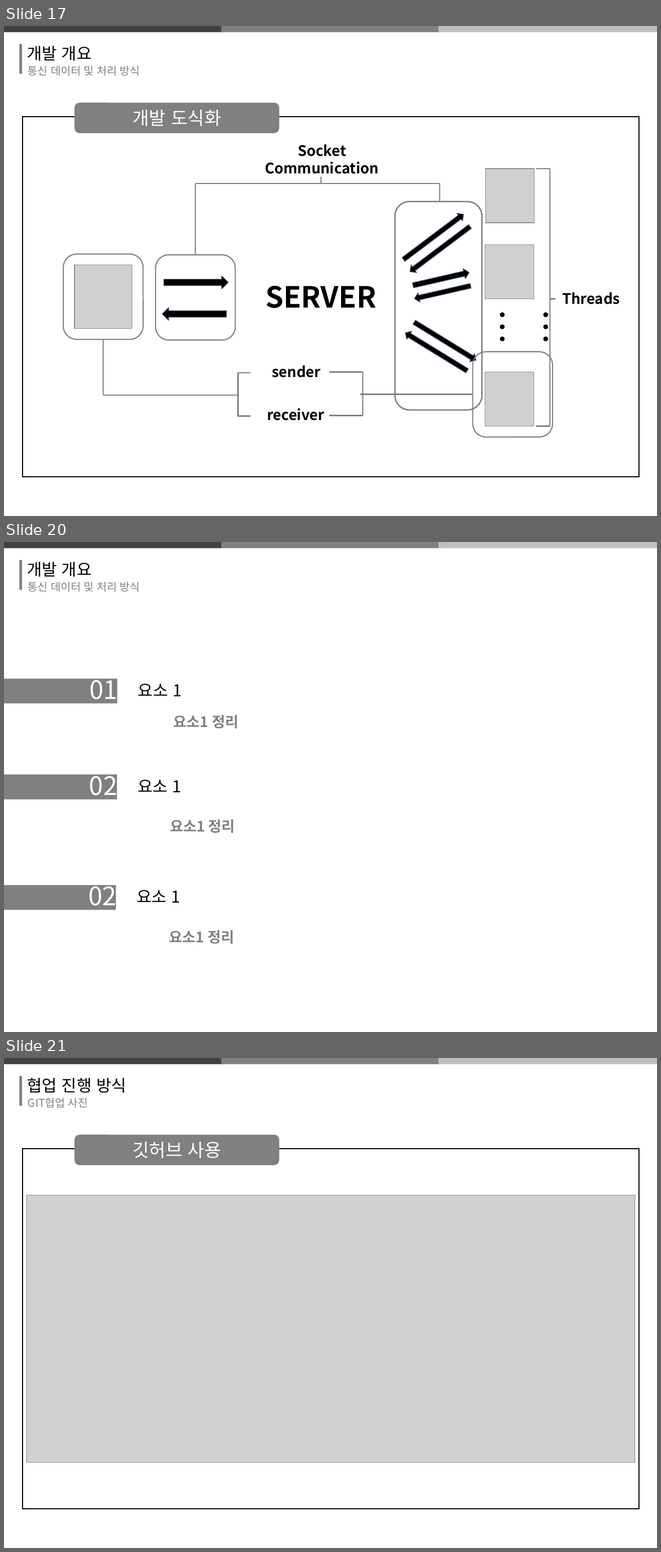
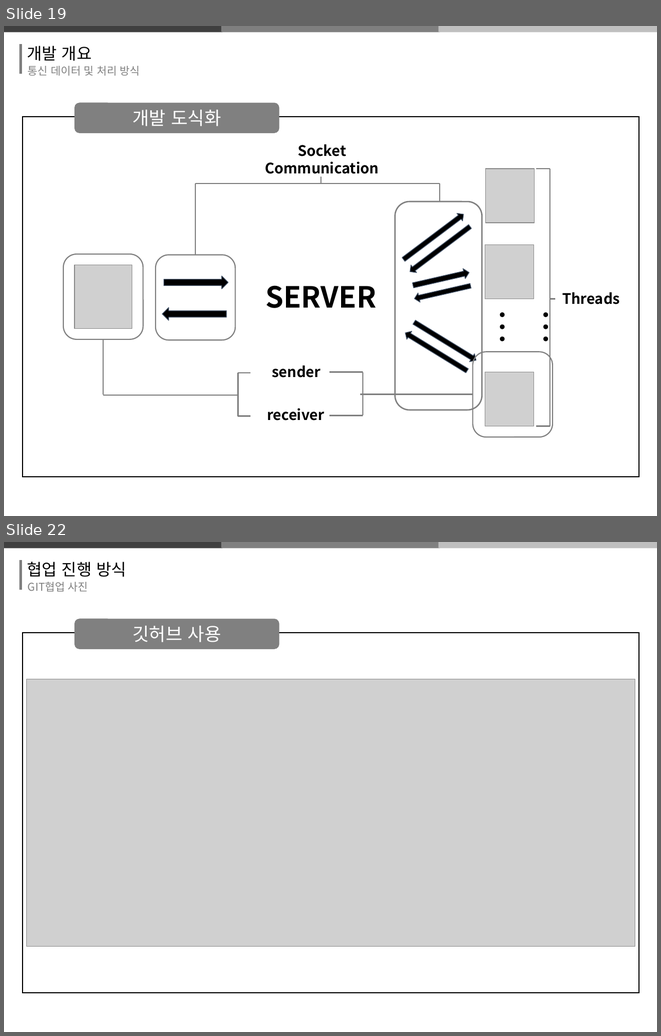
Before and after one commit to thrk941106/2018system_programming, a slide deck: 시프ppt 제작중.pptx. Shown one above the other, each under a label of ours: slides 17, 20 and 21 before the commit, slides 19 and 22 after it; the slides between them are not shown. The pictures are 661x1552 and 661x1036 pixels, drawn with LibreOffice and Linux fonts; fonts in the diff are those of the drawing; grey boxes stand for pictures. Boxes give left, top, right and bottom in pixels: in the first picture for what was removed or moved away, otherwise in the second. Text is boxed around its words. In the diff, an @@ line names an element or a change of style, - is before the commit and + after.

```diff
--- a/시프ppt 제작중.pptx
+++ b/시프ppt 제작중.pptx
@@ slide 20 removed at bbox=[4, 542, 657, 1032], background #FFFFFF @@
@@ freeform shape removed at bbox=[4, 542, 223, 548] @@
@@ freeform shape removed at bbox=[221, 542, 440, 548] @@
@@ freeform shape removed at bbox=[438, 542, 657, 548] @@
@@ freeform shape removed at bbox=[21, 559, 21, 590] @@
@@ text removed at bbox=[27, 562, 92, 577] @@
-개발 개요
@@ text removed at bbox=[28, 582, 140, 592] @@
-통신 데이터 및 처리 방식
@@ freeform shape removed at bbox=[4, 678, 117, 703] @@
@@ text removed at bbox=[90, 673, 118, 705] @@
-01
@@ text removed at bbox=[138, 684, 182, 696] @@
-요소 1
@@ text removed at bbox=[174, 715, 238, 729] @@
-요소1 정리
@@ freeform shape removed at bbox=[4, 775, 117, 799] @@
@@ text removed at bbox=[89, 769, 117, 801] @@
-02
@@ text removed at bbox=[138, 779, 182, 792] @@
-요소 1
@@ text removed at bbox=[170, 819, 235, 833] @@
-요소1 정리
@@ freeform shape removed at bbox=[4, 885, 116, 910] @@
@@ text removed at bbox=[88, 879, 116, 911] @@
-02
@@ text removed at bbox=[136, 890, 180, 902] @@
-요소 1
@@ text removed at bbox=[169, 930, 234, 944] @@
-요소1 정리
@@ what was slide 17 is now slide 19 @@
@@ what was slide 21 is now slide 22 @@
```
Also in this commit, not shown: 4 slides changed, 4 slides added, 4 other slides removed.
